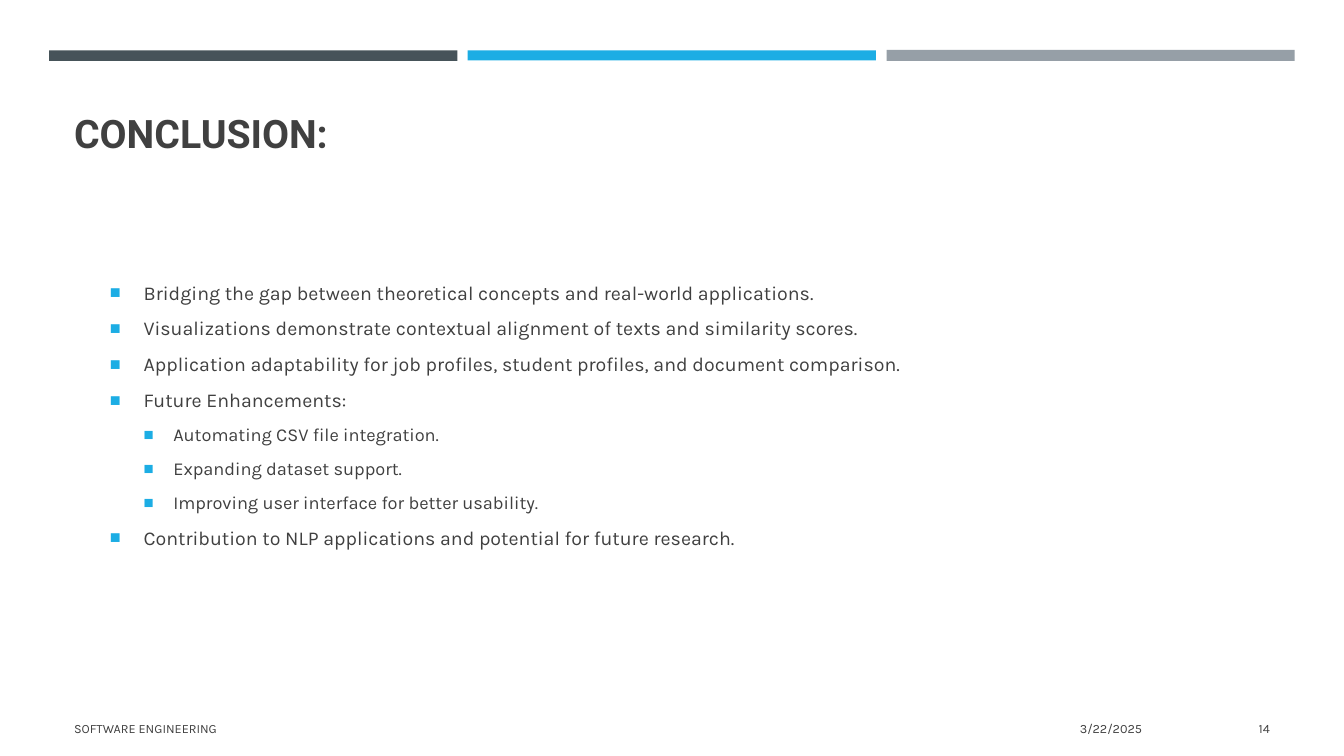
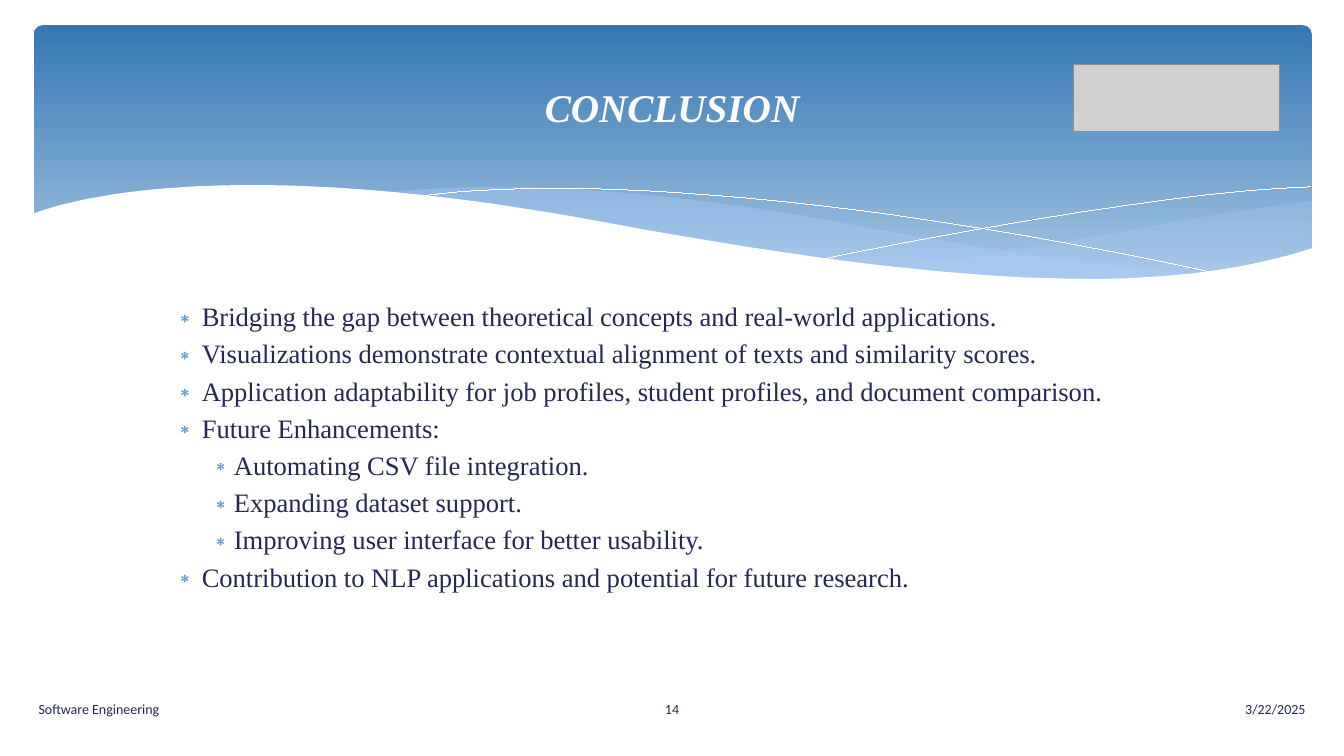
Before and after one commit to senthilmasters2024/Tech_Tweakers, a slide deck: slide 14 of SemanticAnalysisTextualData/SemanticAnalysisTextualData/Documentation/SemanticAnalysisTextualData.pptx. Drawn at 1344x756 pixels with LibreOffice and Linux fonts; fonts in the diff are those of the drawing; grey boxes stand for pictures. Boxes give left, top, right and bottom in pixels: in the first picture for what was removed or moved away, otherwise in the second. Text is boxed around its words. In the diff, an @@ line names an element or a change of style, - is before the commit and + after.

```diff
--- a/SemanticAnalysisTextualData/SemanticAnalysisTextualData/Documentation/SemanticAnalysisTextualData.pptx
+++ b/SemanticAnalysisTextualData/SemanticAnalysisTextualData/Documentation/SemanticAnalysisTextualData.pptx
@@ rounded rectangle added at bbox=[33, 25, 1312, 297], fill gradient #3477B2 to #A1C4E3 @@
@@ rectangle removed at bbox=[49, 50, 458, 60] @@
@@ title "CONCLUSION" at bbox=[545, 96, 800, 123]: vertical alignment bottom to middle @@
@@ rectangle removed at bbox=[468, 50, 876, 60] @@
@@ rectangle removed at bbox=[886, 50, 1295, 62] @@
@@ picture added at bbox=[1074, 65, 1279, 132] @@
@@ title at bbox=[545, 96, 800, 123]: text changed; font Roboto to Times New Roman; text colour #404040 to #FFFFFF; italic on @@
-CONCLUSION:
+CONCLUSION
@@ group added at bbox=[31, 186, 1314, 332]: 5 freeform shapes @@
@@ text "Bridging the gap between theoretical ...": place and size @@
-text "Bridging the gap between theoretical ..." at bbox=[144, 286, 900, 550]
+text "Bridging the gap between theoretical ..." at bbox=[202, 307, 1102, 592]
@@ text "Bridging the gap between theoretical ..." at bbox=[202, 307, 1102, 592]: size 14 to 19 pt in "Bridging the gap between theoretical concepts and ...", "Visualizations demonstrate contextual alignment of texts and ...", "Application adaptability for job profiles, student profiles, ...", "Future Enhancements:" and 1 more places; font Karla to Times New Roman, text colour #404040 to #242852; size 13 to 19 pt in "Automating CSV file integration.", "Expanding dataset support.", "Improving user interface for better usability."; bullet ■ to ∗; less space between paragraphs; bullet colour #1CADE4 to #629DD1; vertical alignment middle to top @@
@@ text at bbox=[39, 704, 159, 717]: text changed; size 9 to 10 pt; font Karla to Calibri; text colour #404040 to #242852 @@
-SOFTWARE ENGINEERING
+Software Engineering
@@ page number: place and size @@
-page number at bbox=[1259, 725, 1270, 733]
+page number at bbox=[665, 705, 679, 714]
@@ page number at bbox=[665, 705, 679, 714]: size 9 to 10 pt, font Karla to Calibri, text colour #404040 to #242852; alignment right to centre @@
@@ text "3/22/2025": place and size @@
-text "3/22/2025" at bbox=[1080, 724, 1142, 734]
+text "3/22/2025" at bbox=[1245, 704, 1305, 715]
@@ text "3/22/2025" at bbox=[1245, 704, 1305, 715]: size 9 to 10 pt, font Karla to Calibri, text colour #404040 to #242852 @@
```
Also in this commit, not shown: 14 other slides changed, 2 slides added, 2 other files.
